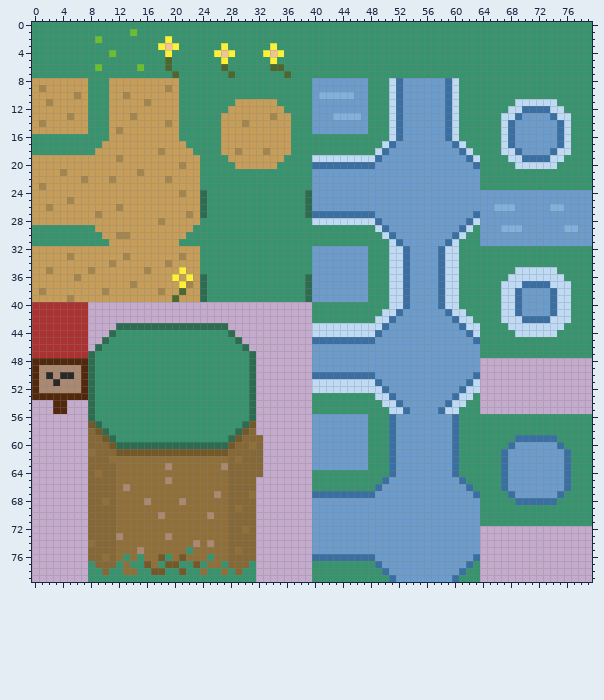
Sprite sheet -- ase/tilesets/testset1-sheet.png. That is the earlier state.
The file is 80x80 pixels. Colours within 5 levels of each other are drawn and written as one.
Now the later version:
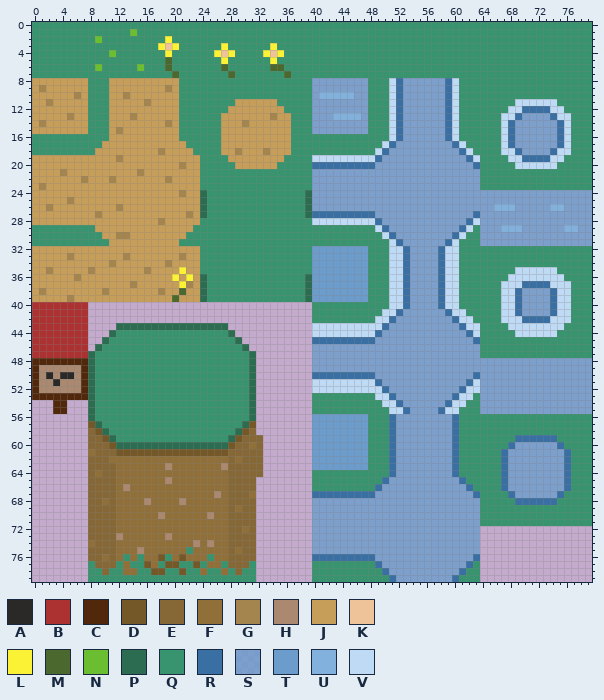
Palette (. is transparent): A #2b2927  B #ac3232  C #51280b  D #745827  E #856835  F #907038  G #a5854e  H #ab8971  J #c69e5a  K #eec39a  L #fbf236  M #4b692f  N #6abe30  P #2c6d52  Q #37946e  R #3a6fa3  S #6b9ccccd  T #6b9ccc  U #83b1dd  V #bfdaf4
The edit:
y 8..9: x 40..47 TTTTTTTT -> SSSSSSSS; x 53..58 TTTTTT -> SSSSSS
y 10: x 40 T -> S; x 46..47 TT -> SS; x 53..58 TTTTTT -> SSSSSS
y 11..12: x 40..47 TTTTTTTT -> SSSSSSSS; x 53..58 TTTTTT -> SSSSSS
y 13: x 40..42 TTT -> SSS; x 47 T -> S; x 53..58 TTTTTT -> SSSSSS; x 70..73 TTTT -> SSSS
y 14..15: x 40..47 TTTTTTTT -> SSSSSSSS; x 53..58 TTTTTT -> SSSSSS; x 69..74 TTTTTT -> SSSSSS
y 16: x 53..58 TTTTTT -> SSSSSS; x 69..74 TTTTTT -> SSSSSS
y 17: x 52..59 TTTTTTTT -> SSSSSSSS; x 69..74 TTTTTT -> SSSSSS
y 18: x 51..60 TTTTTTTTTT -> SSSSSSSSSS; x 70..73 TTTT -> SSSS
y 19: x 50..61 TTTTTTTTTTTT -> SSSSSSSSSSSS
y 20: x 49..62 TTTTTTTTTTTTTT -> SSSSSSSSSSSSSS
y 21..23: x 40..63 TTTTTTTTTTTTTTTTTTTTTTTT -> SSSSSSSSSSSSSSSSSSSSSSSS
y 24..25: x 40..79 TTTTTTTTTTTTTTTTTTTTTTTTTTTTTTTTTTTTTTTT -> SSSSSSSSSSSSSSSSSSSSSSSSSSSSSSSSSSSSSSSS
y 26: x 40..65 TTTTTTTTTTTTTTTTTTTTTTTTTT -> SSSSSSSSSSSSSSSSSSSSSSSSSS; x 69..73 TTTTT -> SSSSS; x 76..79 TTTT -> SSSS
y 27: x 49..62 TTTTTTTTTTTTTT -> SSSSSSSSSSSSSS; x 64..79 TTTTTTTTTTTTTTTT -> SSSSSSSSSSSSSSSS
y 28: x 50..61 TTTTTTTTTTTT -> SSSSSSSSSSSS; x 64..79 TTTTTTTTTTTTTTTT -> SSSSSSSSSSSSSSSS
y 29: x 51..60 TTTTTTTTTT -> SSSSSSSSSS; x 64..66 TTT -> SSS; x 70..75 TTTTTT -> SSSSSS; x 78..79 TT -> SS
y 30: x 52..59 TTTTTTTT -> SSSSSSSS; x 64..79 TTTTTTTTTTTTTTTT -> SSSSSSSSSSSSSSSS
y 31: x 53..58 TTTTTT -> SSSSSS; x 64..79 TTTTTTTTTTTTTTTT -> SSSSSSSSSSSSSSSS
y 32..37: x 54..57 TTTT -> SSSS
y 38..40: x 54..57 TTTT -> SSSS; x 70..73 TTTT -> SSSS
y 41: x 53..58 TTTTTT -> SSSSSS; x 70..73 TTTT -> SSSS
y 42: x 52..59 TTTTTTTT -> SSSSSSSS
y 43: x 51..60 TTTTTTTTTT -> SSSSSSSSSS
y 44: x 50..61 TTTTTTTTTTTT -> SSSSSSSSSSSS
y 45: x 49..62 TTTTTTTTTTTTTT -> SSSSSSSSSSSSSS
y 46..47: x 40..63 TTTTTTTTTTTTTTTTTTTTTTTT -> SSSSSSSSSSSSSSSSSSSSSSSS
y 48..49: x 40..79 TTTTTTTTTTTTTTTTTTTTTTTT................ -> SSSSSSSSSSSSSSSSSSSSSSSSSSSSSSSSSSSSSSSS
y 50: x 49..62 TTTTTTTTTTTTTT -> SSSSSSSSSSSSSS; x 64..79 ................ -> SSSSSSSSSSSSSSSS
y 51: x 50..61 TTTTTTTTTTTT -> SSSSSSSSSSSS; x 64..79 ................ -> SSSSSSSSSSSSSSSS
y 52: x 51..60 TTTTTTTTTT -> SSSSSSSSSS; x 64..79 ................ -> SSSSSSSSSSSSSSSS
y 53: x 52..59 TTTTTTTT -> SSSSSSSS; x 64..79 ................ -> SSSSSSSSSSSSSSSS
y 54: x 53..58 TTTTTT -> SSSSSS; x 64..79 ................ -> SSSSSSSSSSSSSSSS
y 55: x 54..57 TTTT -> SSSS; x 64..79 ................ -> SSSSSSSSSSSSSSSS
y 56..59: x 52..59 TTTTTTTT -> SSSSSSSS
y 60: x 52..59 TTTTTTTT -> SSSSSSSS; x 69..74 TTTTTT -> SSSSSS
y 61..64: x 52..59 TTTTTTTT -> SSSSSSSS; x 68..75 TTTTTTTT -> SSSSSSSS
y 65: x 51..60 TTTTTTTTTT -> SSSSSSSSSS; x 68..75 TTTTTTTT -> SSSSSSSS
y 66: x 50..61 TTTTTTTTTTTT -> SSSSSSSSSSSS; x 68..75 TTTTTTTT -> SSSSSSSS
y 67: x 49..62 TTTTTTTTTTTTTT -> SSSSSSSSSSSSSS; x 69..74 TTTTTT -> SSSSSS
y 68..75: x 40..63 TTTTTTTTTTTTTTTTTTTTTTTT -> SSSSSSSSSSSSSSSSSSSSSSSS
y 76: x 49..62 TTTTTTTTTTTTTT -> SSSSSSSSSSSSSS
y 77: x 50..61 TTTTTTTTTTTT -> SSSSSSSSSSSS
y 78: x 51..60 TTTTTTTTTT -> SSSSSSSSSS
y 79: x 52..59 TTTTTTTT -> SSSSSSSS
Pixel boxes of the changes (left, top, right, bottom) in both pictures:
changed: (312, 78, 592, 582)
